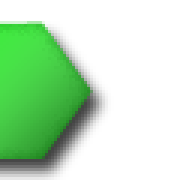
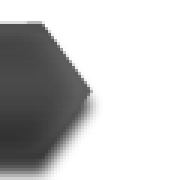
Revision of a layered 180x180 image; what changed, layer by layer:
painted on "Shape 1" over [0, 21, 93, 159]
